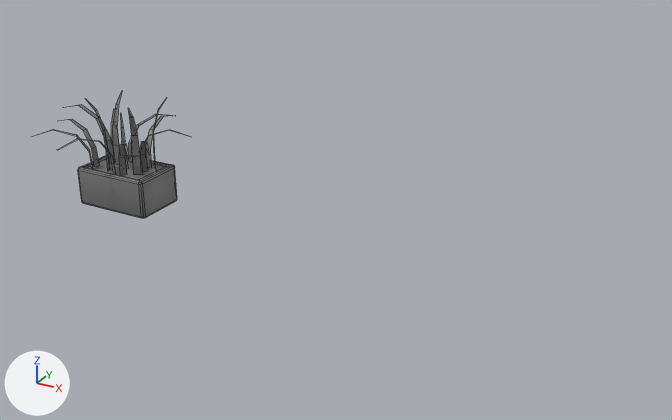
The FBX model Jam_Slammers/Assets/StaticAssets/Models/Environment/plantPot01.fbx: old version first, new version second.
Camera for both pictures: a camera (50 mm lens) standing at (22.2, -24.4, 13.7) and looking at (8.6, 0.3, 1.4). Every picture has the same lights, and +X, +Y and +Z are marked at lower left. Mesh edges are drawn as thin lines.

Objects in the first picture: 'plantPot01'.
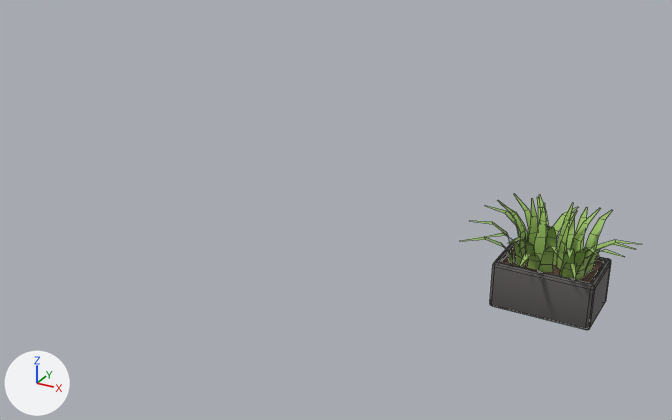
Changed parts and their boxes [x1, y1, x2, y2] in the pictures (672 x 420 px):
'plantPot01', reshaped, moved (14% wider, 7% taller)
    before: [31, 91, 190, 218]
    after: [460, 194, 642, 330]
part 1 of me_cube, rebuilt
    before: [61, 138, 116, 174]
    after: [509, 237, 535, 265]
part 2 of me_cube, rebuilt (14% wider, 24% shorter)
    before: [140, 130, 190, 154]
    after: [585, 240, 642, 258]
part 3 of me_cube, rebuilt
    before: [111, 109, 115, 149]
    after: [501, 204, 528, 245]
part 4 of me_cube, rebuilt (14% narrower, 28% shorter)
    before: [31, 129, 93, 168]
    after: [460, 237, 513, 265]
part 5 of me_cube, rebuilt
    before: [140, 141, 150, 172]
    after: [575, 250, 624, 280]
part 6 of me_cube, rebuilt
    before: [129, 114, 171, 162]
    after: [553, 207, 578, 237]
part 7 of me_cube, rebuilt
    before: [146, 116, 164, 168]
    after: [574, 207, 587, 250]
part 8 of me_cube, built on
    before: [59, 91, 174, 183]
    after: [469, 194, 636, 287]
part 9 of me_cube, recoloured
    before: [78, 155, 177, 218]
    after: [490, 241, 611, 330]

Patch to the scene script:
```diff
--- a/Jam_Slammers/Assets/StaticAssets/Models/Environment/plantPot01.fbx.py
+++ b/Jam_Slammers/Assets/StaticAssets/Models/Environment/plantPot01.fbx.py
@@ img_potplant_bc_png @@
+img_potplant_bc_png = load_image('potPlant_BC.png', '../../Textures/potPlant_BC.png', 512, 512, 'sRGB')
@@ mat_potplant_mat @@
+mat_potplant_mat = principled_material('potPlant_mat')
+mat_potplant_mat.texture = img_potplant_bc_png
+mat_potplant_mat.roughness = 0.7
@@ me_cube @@
 # used by ob_plantpot01; location = (0.0, 0.0, 0.0)
-me_cube.from_pydata(...)  # 214 vertices, 122 faces; spans x -3.34..2.44, y -2.49..2.53, z 0.0..4.06
+me_cube.from_pydata(...)  # 344 vertices, 182 faces; spans x -2.35..2.36, y -2.19..2.12, z 0.0..3.19
+# me_cube part 1: the loose piece of 10 vertices spanning x -0.82..0.06, y -2.49..-0.54, z 1.36..2.95 is rebuilt with 10 vertices and now spans x -0.82..-0.27, y -1.78..-0.43, z 1.34..2.57, in mat_potplant_mat (picture img_potplant_bc_png)
+# me_cube part 2: the loose piece of 10 vertices spanning x 0.47..2.44, y 0.03..0.85, z 1.36..2.95 is rebuilt with 10 vertices and now spans x 0.74..2.29, y 0.05..0.83, z 1.34..2.22, in mat_potplant_mat (picture img_potplant_bc_png)
+# me_cube part 3: the loose piece of 10 vertices spanning x -2.19..-0.87, y 0.47..2.2, z 1.36..2.95 is rebuilt with 10 vertices and now spans x -2.21..-0.89, y 0.41..1.65, z 1.34..2.22, in mat_potplant_mat (picture img_potplant_bc_png)
+# me_cube part 4: the loose piece of 10 vertices spanning x -2.65..-0.96, y -1.91..-0.53, z 1.36..2.95 is rebuilt with 10 vertices and now spans x -2.35..-0.94, y -1.48..-0.38, z 1.34..2.22, in mat_potplant_mat (picture img_potplant_bc_png)
+# me_cube part 5: the loose piece of 10 vertices spanning x 0.73..2.32, y -1.36..0.14, z 1.36..2.95 is rebuilt with 10 vertices and now spans x 0.87..2.2, y -1.1..-0.36, z 1.34..2.57, in mat_potplant_mat (picture img_potplant_bc_png)
+# me_cube part 6: the loose piece of 10 vertices spanning x -0.45..0.42, y 0.58..2.53, z 1.36..2.95 is rebuilt with 10 vertices and now spans x -0.45..0.2, y 0.31..1.66, z 1.34..2.57, in mat_potplant_mat (picture img_potplant_bc_png)
+# me_cube part 7: the loose piece of 10 vertices spanning x 0.3..0.79, y 0.45..2.48, z 1.36..2.95 is rebuilt with 10 vertices and now spans x 0.36..0.79, y 0.4..1.76, z 1.34..2.57, in mat_potplant_mat (picture img_potplant_bc_png)
+# me_cube part 8
+# 80 vertices are removed from x -3.34..1.94, y -1.94..0.82, z 1.36..4.06
+# 40 faces are deleted
+# 210 vertices are added at x -2.31..2.36, y -2.19..2.12, z 1.34..3.19
+# 100 new faces join them
+# me_cube part 9: 54 faces spanning x -1.5..1.5, y -1.0..1.0, z 0.0..1.46 switch from mat_bbq (grey #777777) to mat_potplant_mat (picture img_potplant_bc_png)
@@ ob_plantpot01 @@
 ob_plantpot01 = bpy.data.objects.new('plantPot01', me_cube)
-ob_plantpot01.location = (0.0, 0.0, 0.0)
+ob_plantpot01.location = (16.0, 0.0, 0.0)
```
